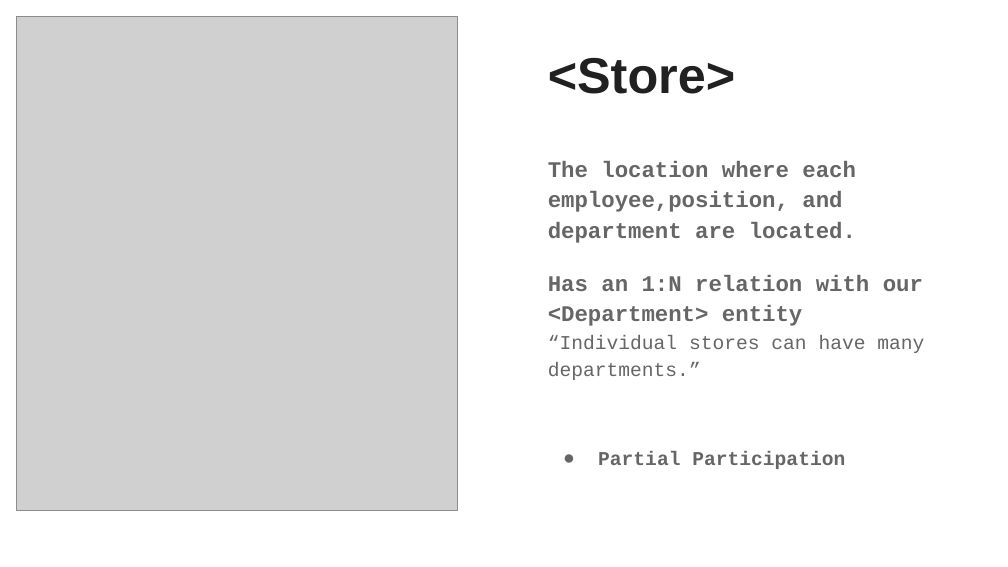
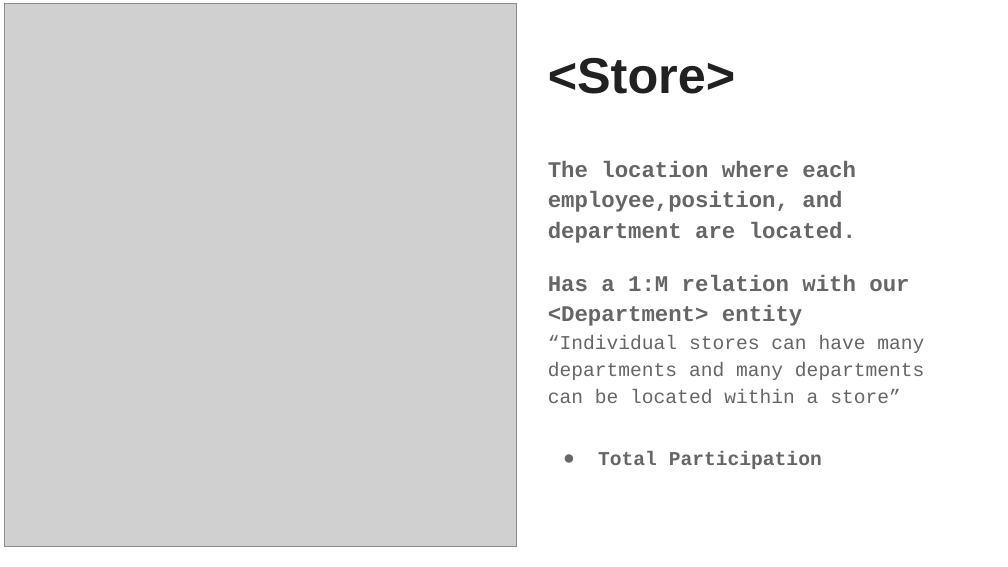
Before and after one commit to oromeo10/SuperUsers, a slide deck: slide 10 of 05 Team/ER Presentation/Team Presentation .pptx (slide 9 before the commit). Drawn at 1008x567 pixels with LibreOffice and Linux fonts; fonts in the diff are those of the drawing; grey boxes stand for pictures. Boxes give left, top, right and bottom in pixels: in the first picture for what was removed or moved away, otherwise in the second. Text is boxed around its words. In the diff, an @@ line names an element or a change of style, - is before the commit and + after.

```diff
--- a/05 Team/ER Presentation/Team Presentation .pptx
+++ b/05 Team/ER Presentation/Team Presentation .pptx
@@ picture: place and size @@
-picture at (17, 17, 459, 511)
+picture at (4, 3, 516, 546)
@@ text at (548, 275, 925, 403): text changed; size 16 to 14 pt; bold off @@
-Has an 1:N relation with our <Department> entity
-“Individual stores can have many departments.”
+Has a 1:M relation with our <Department> entity
+“Individual stores can have many departments and many departments can be located within a store”
@@ text at (598, 452, 822, 469): text changed @@
-● Partial Participation
+● Total Participation
```
Also in this commit, not shown: 6 other slides changed, 4 slides added, 1 slide removed, 2 other files.
